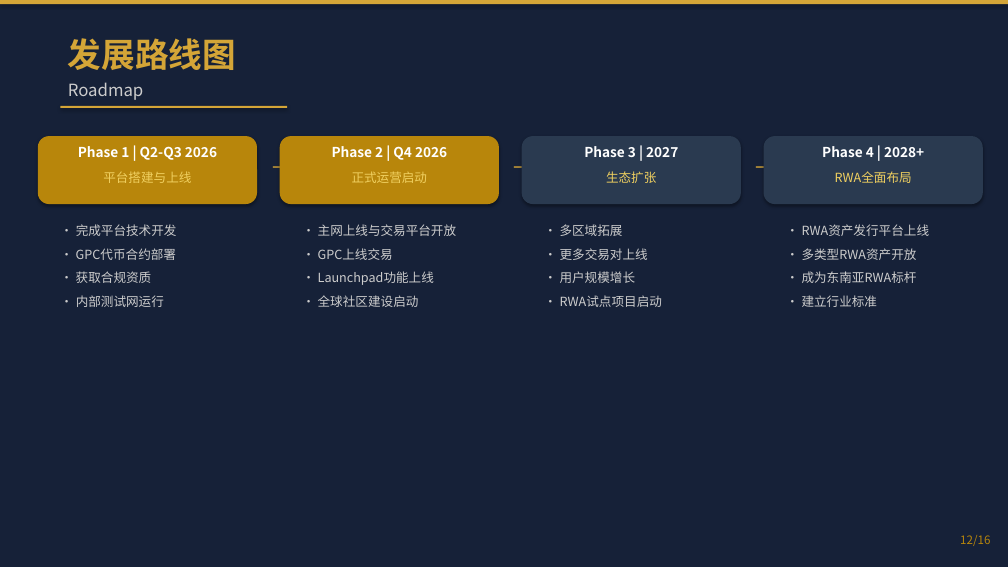
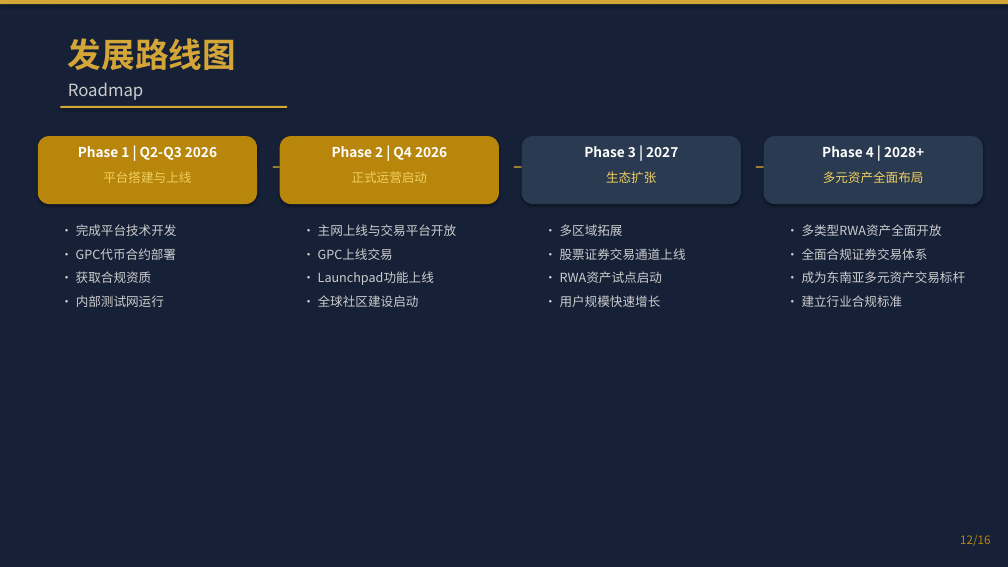
Before and after one commit to 7-Benson/golden-peacock-exchange, a slide deck: slide 12 of projects/金孔雀交易所PPT/金孔雀交易所_Golden_Peacock_Exchange.pptx. Drawn at 1008x567 pixels with LibreOffice and Linux fonts; fonts in the diff are those of the drawing. Boxes give left, top, right and bottom in pixels: in the first picture for what was removed or moved away, otherwise in the second. Text is boxed around its words. In the diff, an @@ line names an element or a change of style, - is before the commit and + after.

Commit message:
feat: 金孔雀交易所PPT v1.1 定位调整为综合性合规资产交易平台
- 定位从数字资产交易平台 → 多种合规复合型资产的综合性交易平台
- GPC总量从100亿调整为10亿
- 新增股票证券资产交易模块
- 创世节点及合伙人锁仓调整为36个月
- 交易所手续费月结
- 全部页面更新平台定位描述

```diff
--- a/projects/金孔雀交易所PPT/金孔雀交易所_Golden_Peacock_Exchange.pptx
+++ b/projects/金孔雀交易所PPT/金孔雀交易所_Golden_Peacock_Exchange.pptx
@@ text at box(823, 171, 924, 183): text changed @@
-RWA全面布局
+多元资产全面布局
@@ text at box(802, 224, 966, 307): text changed @@
-• RWA资产发行平台上线
-• 多类型RWA资产开放
-• 成为东南亚RWA标杆
-• 建立行业标准
+• 多类型RWA资产全面开放
+• 全面合规证券交易体系
+• 成为东南亚多元资产交易标杆
+• 建立行业合规标准
@@ text at box(560, 248, 686, 307): text changed @@
-• 更多交易对上线
-• 用户规模增长
-• RWA试点项目启动
+• 股票证券交易通道上线
+• RWA资产试点启动
+• 用户规模快速增长
```
Also in this commit, not shown: 13 other slides changed, 1 slide added, 1 slide removed, 2 other files.
